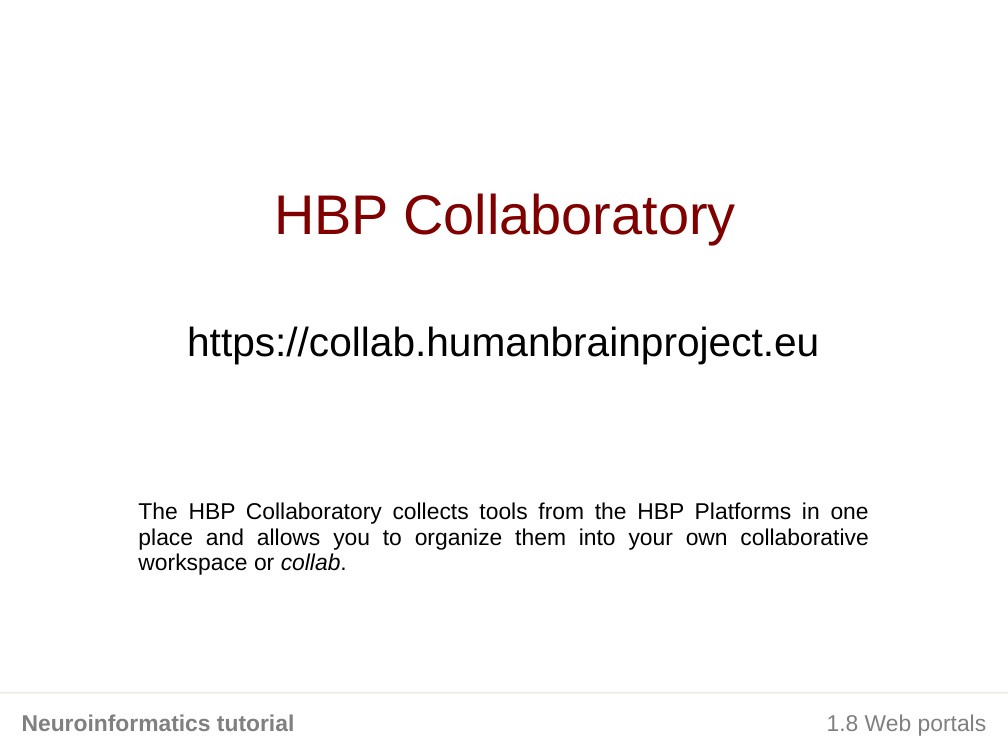
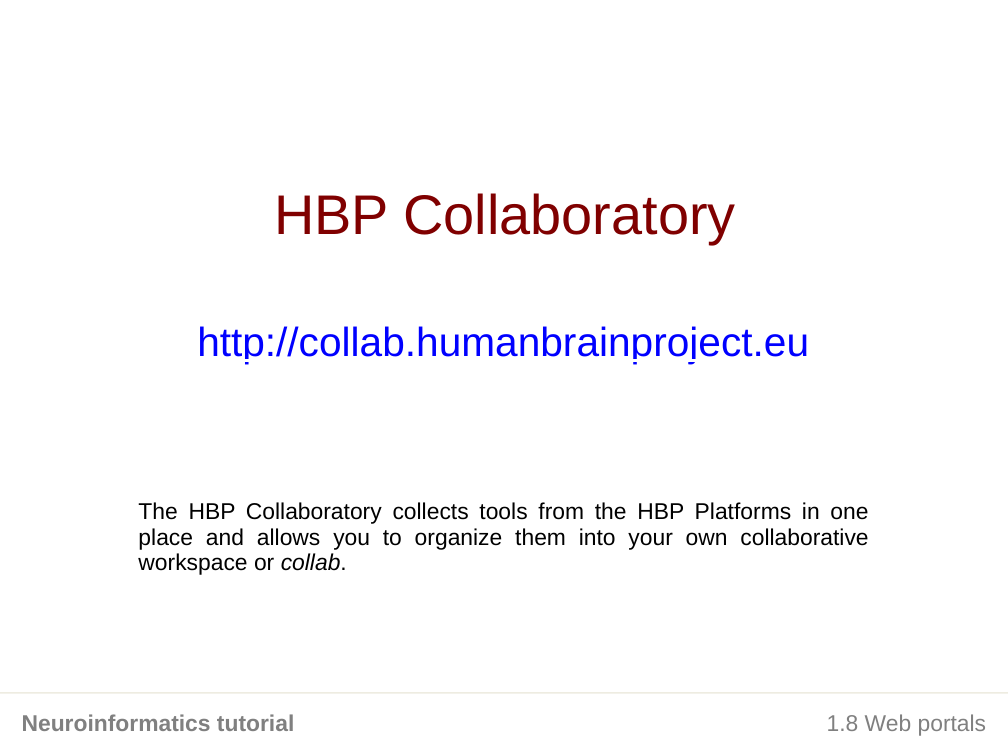
Before and after one commit to NeuralEnsemble/NeuroinformaticsTutorial, a slide deck: slide 1 of Part_1_Resources_for_computational_modellers/8_Web_portals/4_HBPCollaboratory.pptx. Drawn at 1008x756 pixels with LibreOffice and Linux fonts; fonts in the diff are those of the drawing. Boxes give left, top, right and bottom in pixels: in the first picture for what was removed or moved away, otherwise in the second. Text is boxed around its words. In the diff, an @@ line names an element or a change of style, - is before the commit and + after.

```diff
--- a/Part_1_Resources_for_computational_modellers/8_Web_portals/4_HBPCollaboratory.pptx
+++ b/Part_1_Resources_for_computational_modellers/8_Web_portals/4_HBPCollaboratory.pptx
@@ text at bbox=[197, 326, 809, 363]: text changed; text colour #000000 to #0000FF @@
-https://collab.humanbrainproject.eu
+http://collab.humanbrainproject.eu
```
Also in this commit, not shown: 3 other slides changed, 9 other files.
